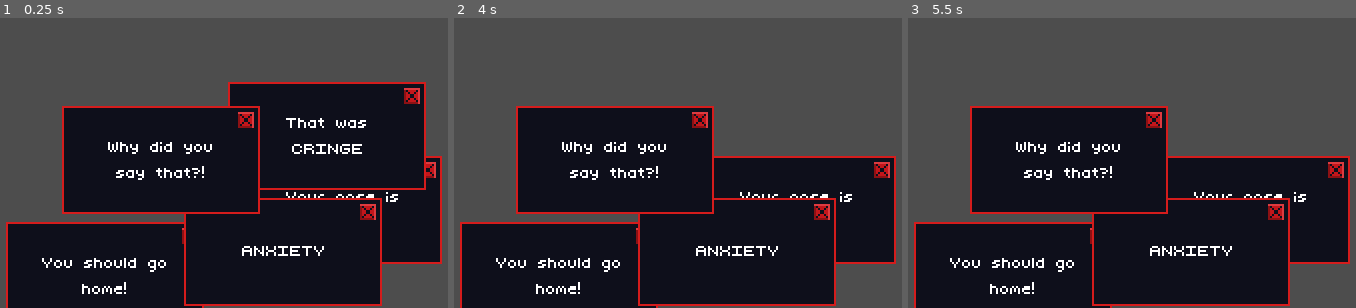
Above: before the commit, frames 1-3 (left to right).
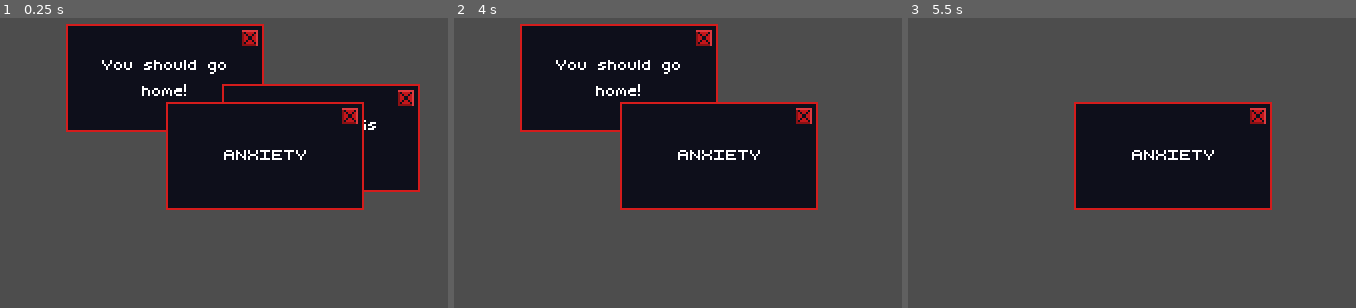
Above: after the commit, the same moments.

Repository: maxfarr/werewolf-game
Game: Godot game, scene res://scenes/minigames/intrusive_thoughts.tscn
Two runs of this game, one before a commit and one after it. Both use one fixed random seed, a clock stepped at 60 frames per second and the inputs below. This scene is started directly instead of the project's main scene.
Inputs (mouse positions are in pixels of both pictures, inside the frame that each line leads up to):
- Up to frame 1 (0.25 s): no input
- Up to frame 2 (4 s): tap Enter at 0.5, 2, 3.5 s; move the mouse to (843, 61) at 0.52 s; click (843, 61) at 0.67 s; tap Space at 1.25, 2.75 s; move the mouse to (507, 105) at 1.27 s; click (507, 105) at 1.42 s; move the mouse to (outside the picture) at 2.02 s; click (outside the picture) at 2.17 s; move the mouse to (624, 171) at 2.77 s; click (624, 171) at 2.92 s; move the mouse to (outside the picture) at 3.52 s; click (outside the picture) at 3.67 s
- Up to frame 3 (5.5 s): tap Space at 4.25 s; move the mouse to (outside the picture) at 4.27 s; click (outside the picture) at 4.42 s; move the mouse to (1158, 81) at 5.02 s; click (1158, 81) at 5.17 s

The runs differ from the first frame. In frame 1, 54% of the frame differs, in the area x 1-99%, y 2-100%; in frame 2, 58%; in frame 3, 47%.

Commit message:
fixed number of popups

Diff:
--- a/scripts/minigames/intrusive_thoughts.gd
+++ b/scripts/minigames/intrusive_thoughts.gd
@@ -45,7 +45,7 @@
 
 # Called when the node enters the scene tree for the first time.
 func _ready():
-	popups_remaining = 5#GameState.intrusive_thoughts_number[GameState.level]
+	popups_remaining = GameState.intrusive_thoughts_number[GameState.level]
 
 	var positions = _generate_positions()
 	var random_popup_options = GameState.intrusive_thought_options.duplicate()
